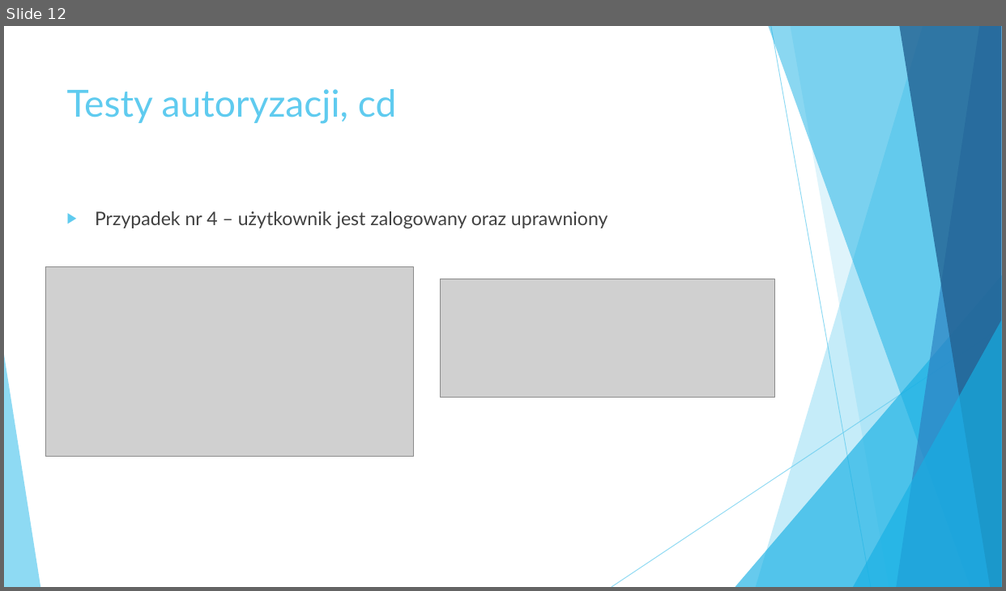
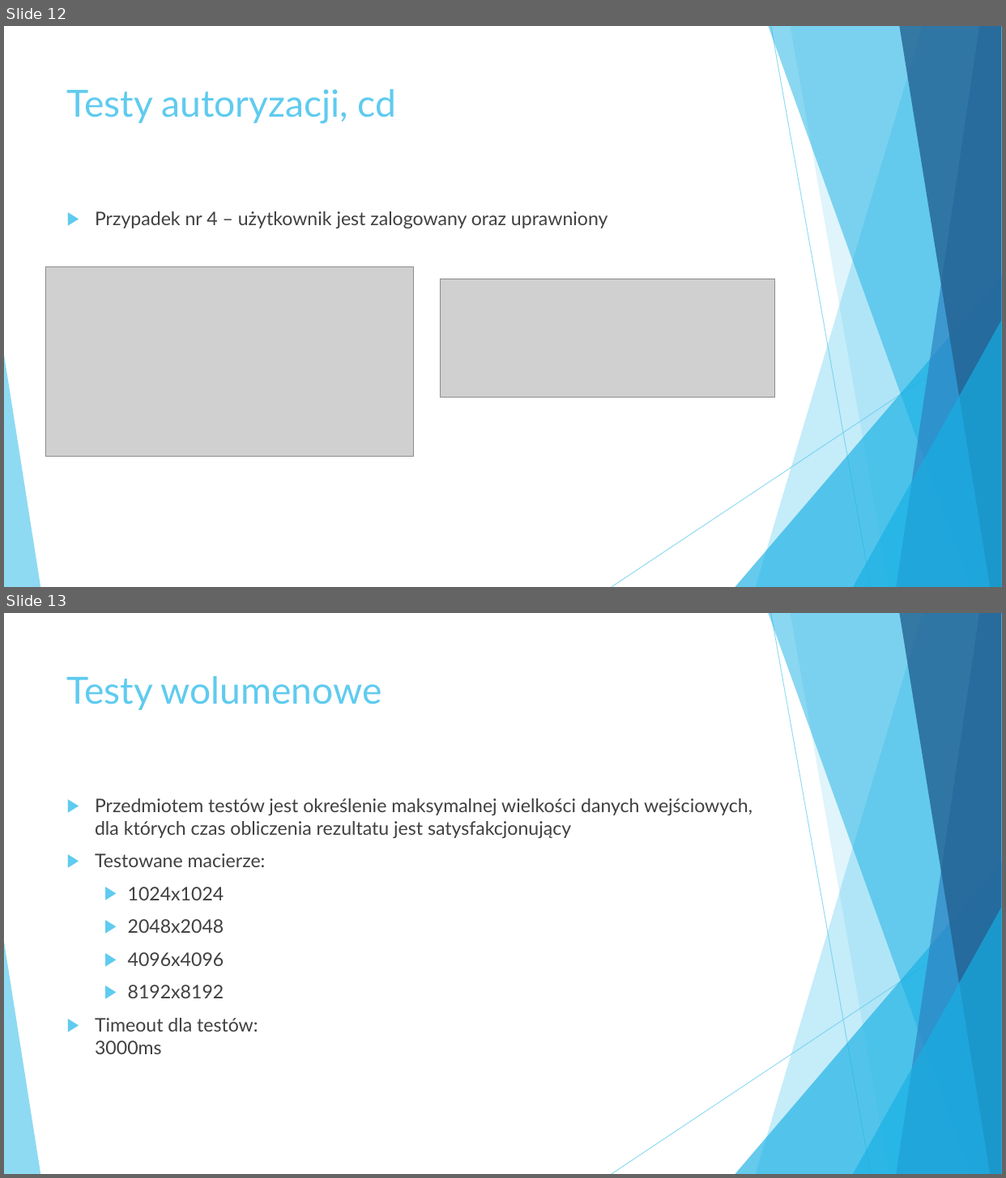
Before and after one commit to KaMyLuS/MatrixCalculatorWS, a slide deck: Kalkulator macierzowy.ppt. Shown one above the other, each under a label of ours: slide 12 before the commit, slides 12 and 13 after it. The pictures are 1006x591 and 1006x1178 pixels, drawn with LibreOffice and Linux fonts; fonts in the diff are those of the drawing; grey boxes stand for pictures. Boxes give left, top, right and bottom in pixels: in the first picture for what was removed or moved away, otherwise in the second. Text is boxed around its words. In the diff, an @@ line names an element or a change of style, - is before the commit and + after.

Commit message:
Dodane testy wolumenowe

```diff
--- a/Kalkulator macierzowy.ppt
+++ b/Kalkulator macierzowy.ppt
@@ slide 13 added at bbox=[4, 613, 1002, 1174], background #FFFFFF; not listed: 10 template elements that a slide beside it also shows @@
@@ text added at bbox=[67, 676, 382, 710], 36 pt, text #5FCBEF @@
+Testy wolumenowe
@@ text added at bbox=[95, 798, 752, 1054], 18 pt, text #404040 @@
+▶ Przedmiotem testów jest określenie maksymalnej wielkości danych wejściowych, dla których czas obliczenia rezultatu jest satysfakcjonujący
+▶ Testowane macierze:
+  ▶ 1024x1024
+  ▶ 2048x2048
+  ▶ 4096x4096
+  ▶ 8192x8192
+▶ Timeout dla testów:
+  3000ms
```
Also in this commit, not shown: 1 other slide added, 16 other files.
